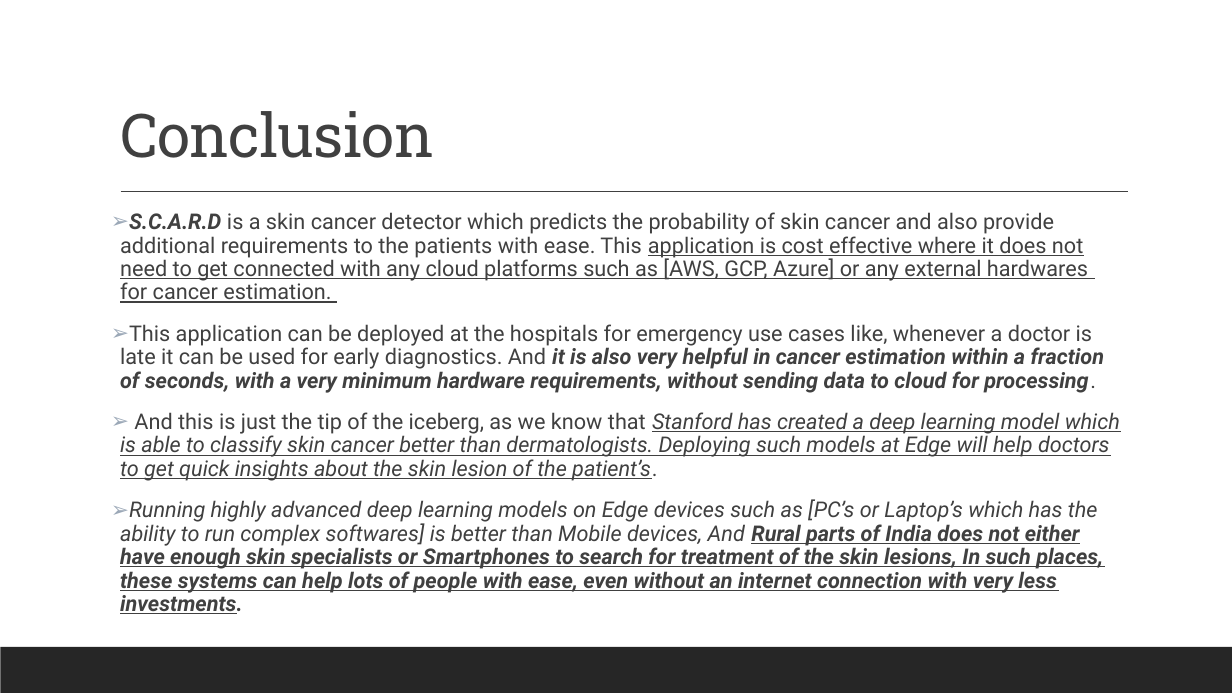
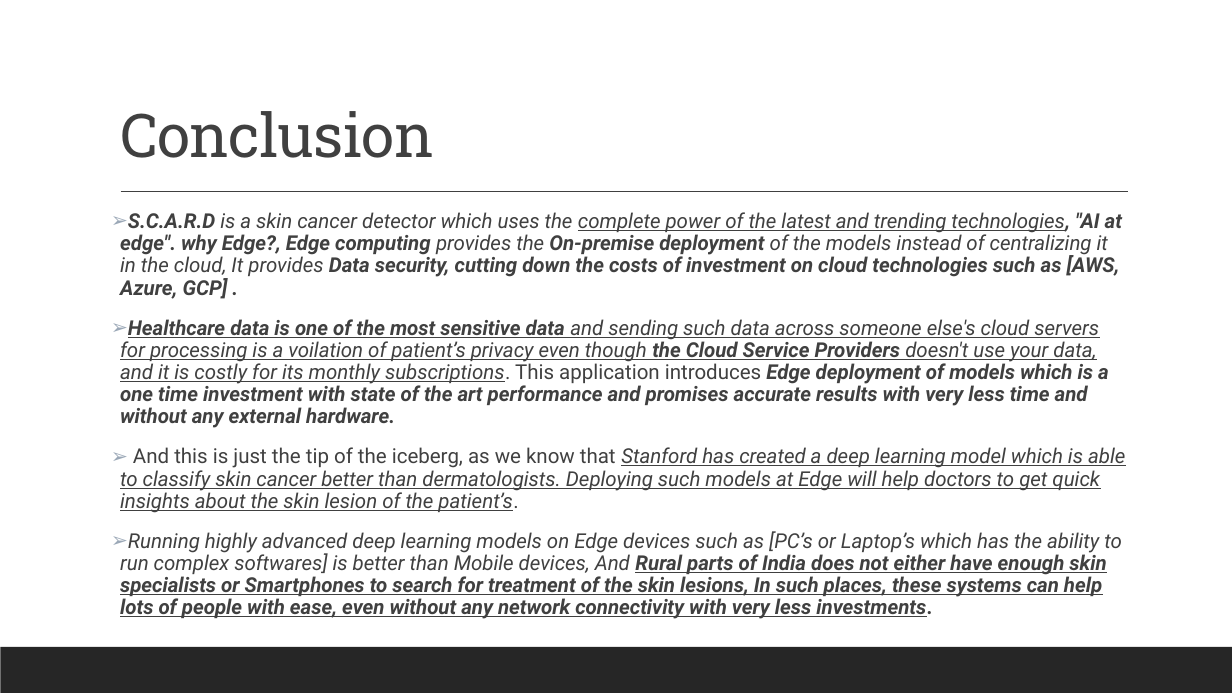
Before and after one commit to KVishnuVardhanR/S.C.A.R.D, a slide deck: slide 11 of resources/Scard.pptx. Drawn at 1232x693 pixels with LibreOffice and Linux fonts; fonts in the diff are those of the drawing. Boxes give left, top, right and bottom in pixels: in the first picture for what was removed or moved away, otherwise in the second. Text is boxed around its words. In the diff, an @@ line names an element or a change of style, - is before the commit and + after.

Commit message:
doc: updated overview of the project ppt

```diff
--- a/resources/Scard.pptx
+++ b/resources/Scard.pptx
@@ text at [120,212,1122,428]: text changed; size 16.9 to 16 pt; bold on; italic on @@
-➢ S.C.A.R.D is a skin cancer detector which predicts the probability of skin cancer and also provide additional requirements to the patients with ease. This application is cost effective where it does not need to get connected with any cloud platforms such as [AWS, GCP, Azure] or any external hardwares for cancer estimation.
-➢ This application can be deployed at the hospitals for emergency use cases like, whenever a doctor is late it can be used for early diagnostics. And it is also very helpful in cancer estimation within a fraction of seconds, with a very minimum hardware requirements, without sending data to cloud for processing.
+➢ S.C.A.R.D is a skin cancer detector which uses the complete power of the latest and trending technologies, "AI at edge". why Edge?, Edge computing provides the On-premise deployment of the models instead of centralizing it in the cloud, It provides Data security, cutting down the costs of investment on cloud technologies such as [AWS, Azure, GCP] .
+➢ Healthcare data is one of the most sensitive data and sending such data across someone else's cloud servers for processing is a voilation of patient’s privacy even though the Cloud Service Providers doesn't use your data, and it is costly for its monthly subscriptions. This application introduces Edge deployment of models which is a one time investment with state of the art performance and promises accurate results with very less time and without any external hardware.
@@ text at [120,447,1125,513]: size 16.9 to 16 pt in "And this is just the tip of ..." @@
@@ text at [120,531,1122,619]: text changed; size 16.9 to 16 pt @@
-➢ Running highly advanced deep learning models on Edge devices such as [PC’s or Laptop’s which has the ability to run complex softwares] is better than Mobile devices, And Rural parts of India does not either have enough skin specialists or Smartphones to search for treatment of the skin lesions, In such places, these systems can help lots of people with ease, even without an internet connection with very less investments.
+➢ Running highly advanced deep learning models on Edge devices such as [PC’s or Laptop’s which has the ability to run complex softwares] is better than Mobile devices, And Rural parts of India does not either have enough skin specialists or Smartphones to search for treatment of the skin lesions, In such places, these systems can help lots of people with ease, even without any network connectivity with very less investments.
```
